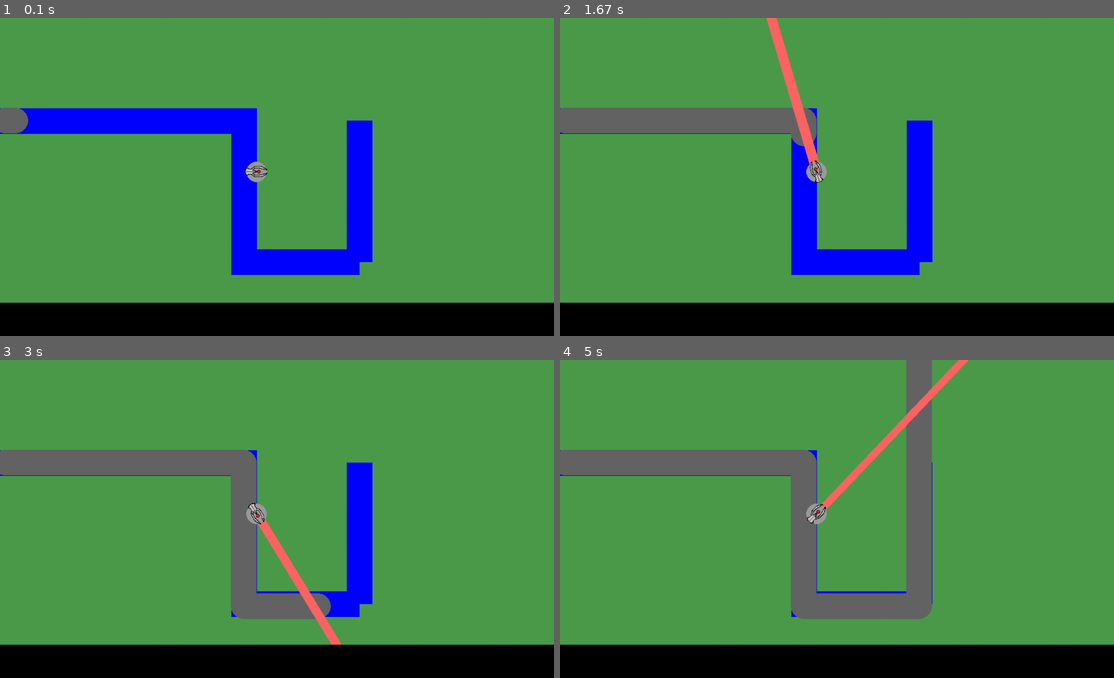
Above: before the commit, frames 1-4 (two rows, left to right).
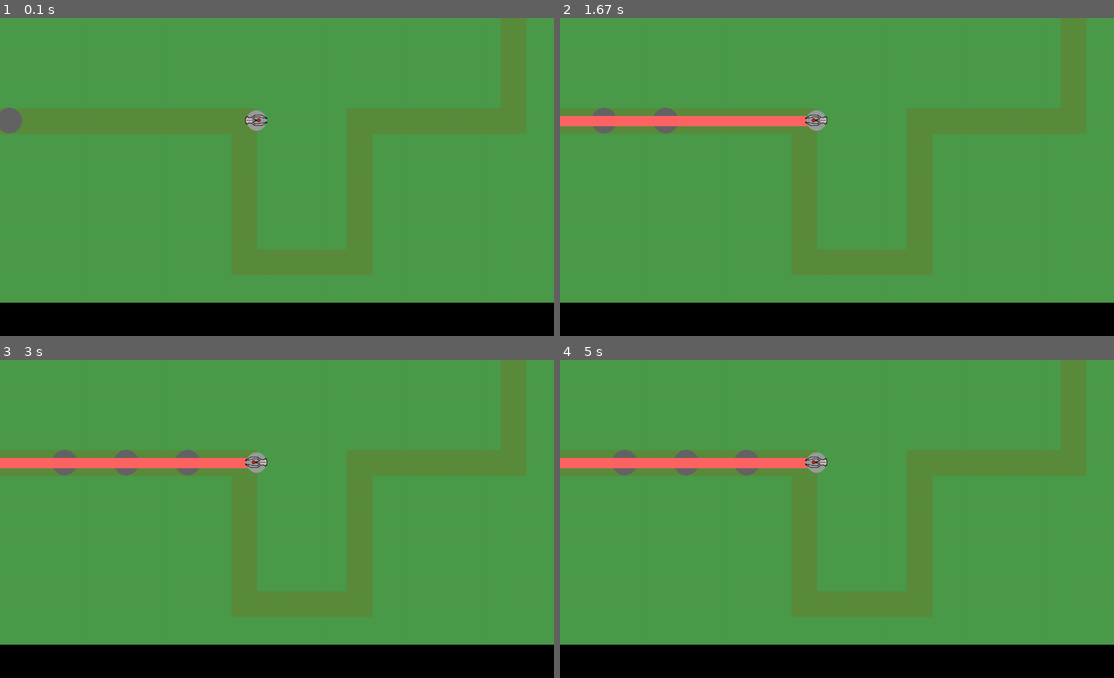
Above: after the commit, the same moments.

Repository: rhit-catapult/pygameproject-team0
Game: pygame game, started from project.py
Same seed, same stepped clock (60 frames per second), same inputs: the game is played once before the commit and once after it.
Inputs:
- Up to frame 1 (0.1 s): no input
- Up to frame 2 (1.67 s): no input
- Up to frame 3 (3 s): no input
- Up to frame 4 (5 s): no input

The runs differ from the first frame. In frame 1, 9.3% of the frame differs, in the area x 0-68%, y 28-81%; in frame 2, 9.8%; in frame 3, 9.8%; in frame 4, 12%, in the area x 0-74%, y 0-82%.

Commit message:
Actually Quite Functional

Diff:
--- a/project.py
+++ b/project.py
@@ -19,7 +19,7 @@
 money = 500
 
 class enemy:
-    def __init__(self, screen, color, x, y, radius, speed_x, speed_y,):
+    def __init__(self, screen, color, x, y, radius, speed_x, speed_y,health):
         self.dist = 0
         self.screen = screen
         self.color = color
@@ -28,33 +28,43 @@
         self.radius = radius
         self.speed_x = speed_x
         self.speed_y = speed_y
+        self.health = health
 
 
 
     def move(self):
-        self.dist +=1
+        self.y = self.y + self.speed_y
+        self.x = self.x + self.speed_x
+        self.dist += 1
+
         if self.x <= 470 and self.y == 200:
-            self.speed_x = 5
-        elif 470 <= self.x <= 500 and self.y <= 475:
+            self.speed_x = 2
+        elif 475 <= self.x <= 500 and self.y <= 470:
             self.speed_x = 0
-            self.speed_y = 5
-
-        elif self.x <= 695 and self.y >= 470:
-            self.speed_x = 5
+            self.speed_y = 2
+        elif self.x <= 700 and self.y >= 475:
+            self.speed_x = 2
             self.speed_y = 0
-
-        elif self.y >= 200:
+        elif self.y >= 475 and self.x <= 1000:
             self.speed_x = 0
-            self.speed_y = -5
-        self.x = self.x + self.speed_x
-        self.y = self.y + self.speed_y
-
-
-
+            self.speed_y = -2
+        elif self.y <= 200 and self.x < 1000:
+            self.speed_x = 2
+            self.speed_y = 0
+        elif self.x >= 1000 and self.y >= 200:
+            self.speed_x = 0
+            self.speed_y = -2
+    def damage(self):
+        self.health -=.5
+    def deathCheck(self):
+        if self.health <=0:
+            return True
 
     def draw(self):
         pygame.draw.circle(self.screen, (100, 100, 100), (self.x, self.y),
                  25)
+    def getDist(self):
+        return self.dist
 class beamTurret:
     def __init__(self,screen,x,y,angle):
         self.screen =screen
@@ -78,7 +88,7 @@
         self.image = pygame.transform.rotate(self.baseImage, self.newAngle)
 
     def shoot(self):
-        print(self.angle)
+
         pygame.draw.line (self.screen,(255,100,100), (self.x, self.y),
                           (
                               (self.x + (math.cos(self.angle)*600)),
@@ -86,41 +96,34 @@
                           ),
                           20)
     def targetEnemy(self, active):   #TARGET FIRST ENEMY
-        self.targetnumber = 0
         for enemy in active:
             if distance((self.x,self.y),(enemy.x,enemy.y)) <=300:
                 self.validTarget.append(enemy)
         if len(self.validTarget)==0:
             return False
         else:
-            while len(self.validTarget)>1:
-                for enemy in self.validTarget:
-                    if enemy.dist < self.targetnumber:
-                        self.validTarget.remove(enemy)
-                self.targetnumber+=1
-            if len(self.validTarget)<=0:
-                for enemy in active:
-                    if distance((self.x, self.y), (enemy.x, enemy.y)) <= 300 and enemy.dist <= self.targetnumber:
-                        self.validTarget.append(enemy)
-                r = random.randint(0, (len(self.validTarget)-1))
-                tar = self.validTarget[r]
-                self.targetx = tar.x
-                self.targety = tar.y
-                self.angle = math.atan(tar.y / tar.x)
-                self.turn(self.angle)
-                return True
+            self.validTarget.sort(key=lambda t: t.getDist())
+
+
+            tar = self.validTarget[0]
+            self.targetx = tar.x
+            self.targety = tar.y
+
+            if tar.y >= self.y:
+                self.angle = math.acos((tar.x-self.x)/(distance((self.x,self.y),(tar.x,tar.y))))
             else:
-                tar = self.validTarget[0]
-                self.targetx = tar.x
-                self.targety = tar.y
-                print(tar.x, tar.y)
-                if tar.y >= self.y:
-                    self.angle = math.acos((tar.x-self.x)/(distance((self.x,self.y),(tar.x,tar.y))))
-                else:
-                    self.angle = -1*math.acos((tar.x - self.x) / (distance((self.x, self.y), (tar.x, tar.y))))
-
-                self.turn((self.angle*-1))
-
+                self.angle = -1*math.acos((tar.x - self.x) / (distance((self.x, self.y), (tar.x, tar.y))))
+
+            self.turn((self.angle*-1))
+
+            if distance((self.x,self.y),(tar.x,tar.y))>300 or tar.health <= 0:
+                tar = None
+                self.targety = None
+                self.targetx = None
+                self.targetnumber = 0
+                return False
+            self.targetnumber = 0
+            print((self.targetx, self.targety))
             return True
     def hitEnemy(self,enemy):
         hitbox = pygame.draw.line (self.screen,(255,100,100), (self.x, self.y),
@@ -130,8 +133,6 @@
                           ),
                           20)
 
-        if hitbox.collidepoint(enemy.x, enemy.y):
-            print("HIT")
         return hitbox.collidepoint(enemy.x, enemy.y)
 
 
@@ -146,11 +147,20 @@
         self.screen = screen
         self.wavespawn = []
         self.state = state
-    def spawns(self,enemyTotal):
+        self.lastspawntime = 0
+    def spawns(self,enemyTotal,tim):
+        time.time()
+        f = 0
         if self.state:
-            for _ in range(enemyTotal):
-                Enemy = enemy(self.screen, (255, 255, 0), 5, 200, 50, 5, 0)
-                self.wavespawn.append(Enemy)
+            for f in range(enemyTotal):
+                if time.time()-self.lastspawntime >= tim:
+
+                    Enemy = enemy(self.screen, (255, 255, 0), 5, 200, 50, 5, 0,50)
+                    self.wavespawn.append(Enemy)
+                    f+=1
+                    self.lastspawntime = time.time()
+
+
     def getList(self):
         return self.wavespawn
     def updateState(self,state):
@@ -177,10 +187,12 @@
     def __init__(self, screen):
         self.screen = screen
     def draw(self):
-        pygame.draw.line(self.screen, (0, 0, 255), (0, 200),(500, 200),50)
-        pygame.draw.line(self.screen, (0, 0, 255), (475, 180), (475, 500), 50)
-        pygame.draw.line(self.screen, (0, 0, 255), (475, 475), (700, 475), 50)
-        pygame.draw.line(self.screen, (0, 0, 255), (700, 475), (700, 200), 50)
+        pygame.draw.line(self.screen, (90, 140, 60), (0, 200), (500, 200), 50)
+        pygame.draw.line(self.screen, (90, 140, 60), (475, 180), (475, 500), 50)
+        pygame.draw.line(self.screen, (90, 140, 60), (475, 475), (725, 475), 50)
+        pygame.draw.line(self.screen, (90, 140, 60), (700, 475), (700, 176), 50)
+        pygame.draw.line(self.screen, (90, 140, 60), (700, 200), (1025, 200), 50)
+        pygame.draw.line(self.screen, (90, 140, 60), (1000, 200), (1000, 0), 50)
 
 
 
@@ -210,7 +222,7 @@
 
     UI = ui(screen)
     ion = 0
-    test = beamTurret(screen, 500, 300,0.0)
+    test = beamTurret(screen, 500, 200,0.0)
     spawns = waveSpawn(screen, gamestate)
     activeEnemies = spawns.getList()
 
@@ -232,19 +244,30 @@
 
 
         waves +=1
-        spawns.spawns(4)
+        spawns.spawns(4,1)
+
         activeEnemies = spawns.getList()
-        gamestate = False
+        if len(activeEnemies)==4:
+            gamestate = False
+        else:
+            gamestate = True
+        spawns.updateState(gamestate)
         for enemy1 in activeEnemies:
             enemy1.move()
+            print(enemy1.health)
+            if distance((enemy1.x, enemy1.y),(test.x,test.y))<300:
+                if test.hitEnemy(enemy1):
+                    enemy1.damage()
+
+            if enemy1.deathCheck():
+                activeEnemies.remove(enemy1)
             enemy1.draw()
         key = pygame.key.get_pressed()
         #if key[pygame.K_SPACE]:
 
         if test.targetEnemy(activeEnemies):
             test.shoot()
-            for enemy1 in activeEnemies:
-                test.hitEnemy(enemy1)
+
 
         #if key[pygame.K_RIGHT]:
         #    test.turn(ion)
--- /dev/null
+++ b/scrapped.py
@@ -0,0 +1,23 @@
+#while len(self.validTarget) > 1:
+#    for enemy in self.validTarget:
+#        self.validTarget.remove(enemy)
+#    self.targetnumber += 1
+#if len(self.validTarget) <= 0:
+#    for enemy in active:
+#        if distance((self.x, self.y), (enemy.x, enemy.y)) <= 300 and enemy.dist <= self.targetnumber:
+#            self.validTarget.append(enemy)
+#    r = random.randint(0, (len(self.validTarget) - 1))
+#    tar = self.validTarget[r]
+#    self.targetx = tar.x
+#    self.targety = tar.y
+#    self.angle = math.atan(tar.y / tar.x)
+#    self.turn(self.angle)
+#    print((self.targetx, self.targety))
+#    if distance((self.x, self.y), (tar.x, tar.y)) > 300 or tar.health <= 0:
+#        tar = None
+#        self.targetnumber = 0
+#        self.targety = None
+#        self.targetx = None
+#        return False
+#    self.targetnumber = 0
+#    return True
